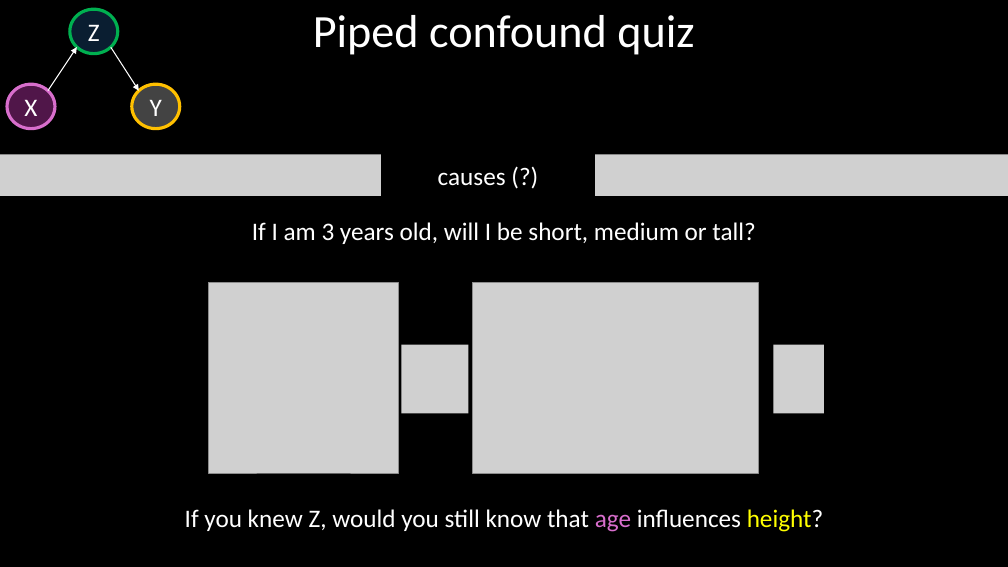
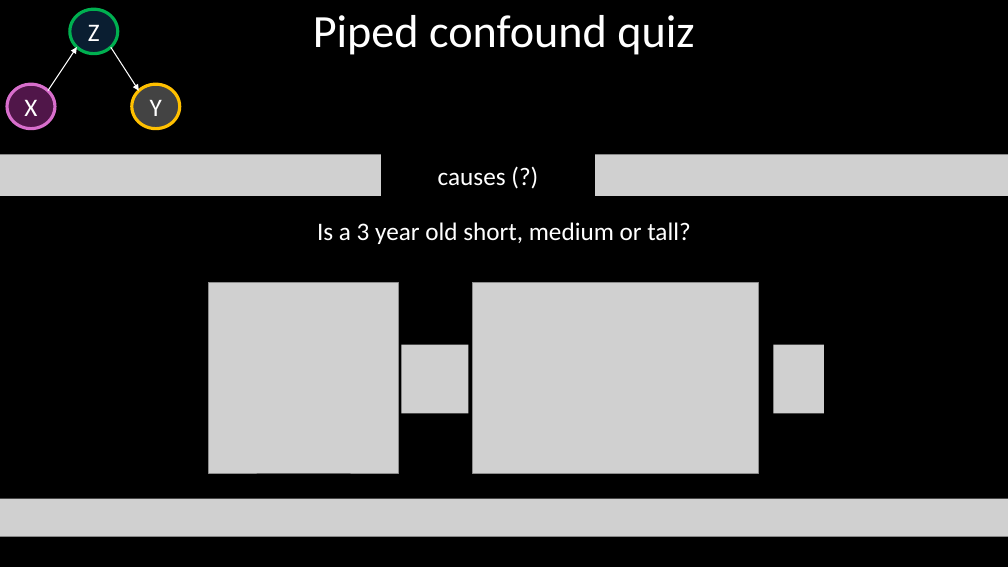
Before and after one commit to DeonRoos/stats-for-biologists, a slide deck: slide 18 of Lectures/Lecture 07.2 Confounding.pptx (slide 15 before the commit). Drawn at 1008x567 pixels with LibreOffice and Linux fonts; fonts in the diff are those of the drawing; grey boxes stand for pictures. Boxes give left, top, right and bottom in pixels: in the first picture for what was removed or moved away, otherwise in the second. Text is boxed around its words. In the diff, an @@ line names an element or a change of style, - is before the commit and + after.

```diff
--- a/Lectures/Lecture 07.2 Confounding.pptx
+++ b/Lectures/Lecture 07.2 Confounding.pptx
@@ text at bbox=[317, 222, 690, 244]: text changed @@
-If I am 3 years old, will I be short, medium or tall?
+Is a 3 year old short, medium or tall?
@@ picture added at bbox=[0, 499, 1008, 537] @@
@@ text removed at bbox=[185, 509, 824, 532] @@
-If you knew Z, would you still know that age influences height?
```
Also in this commit, not shown: 11 other slides changed, 8 slides added, 7 slides removed, 10 other files.
